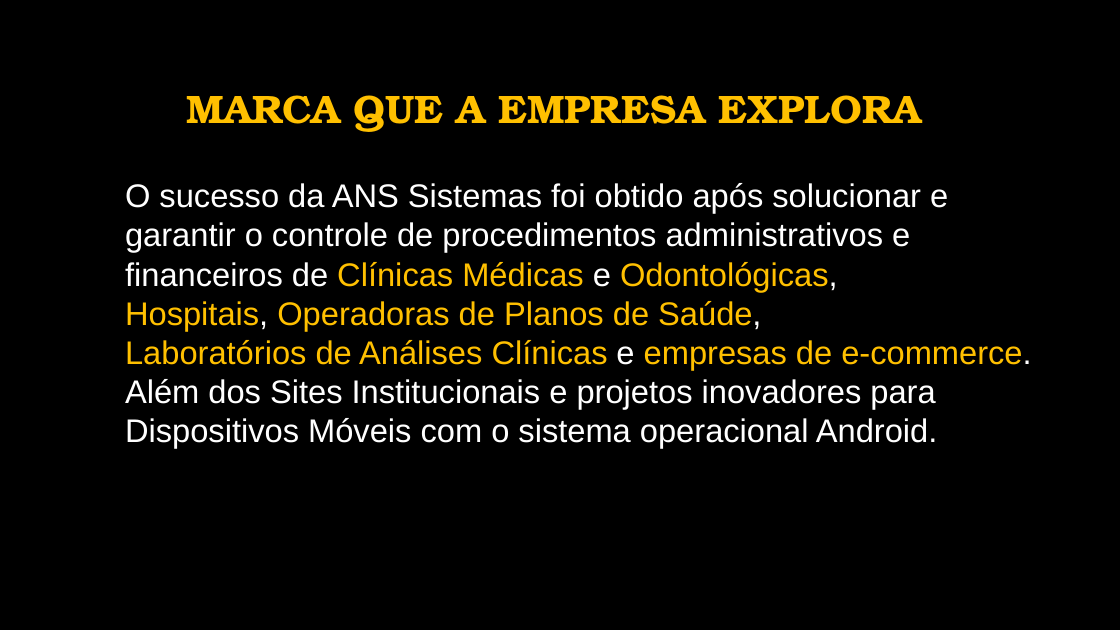
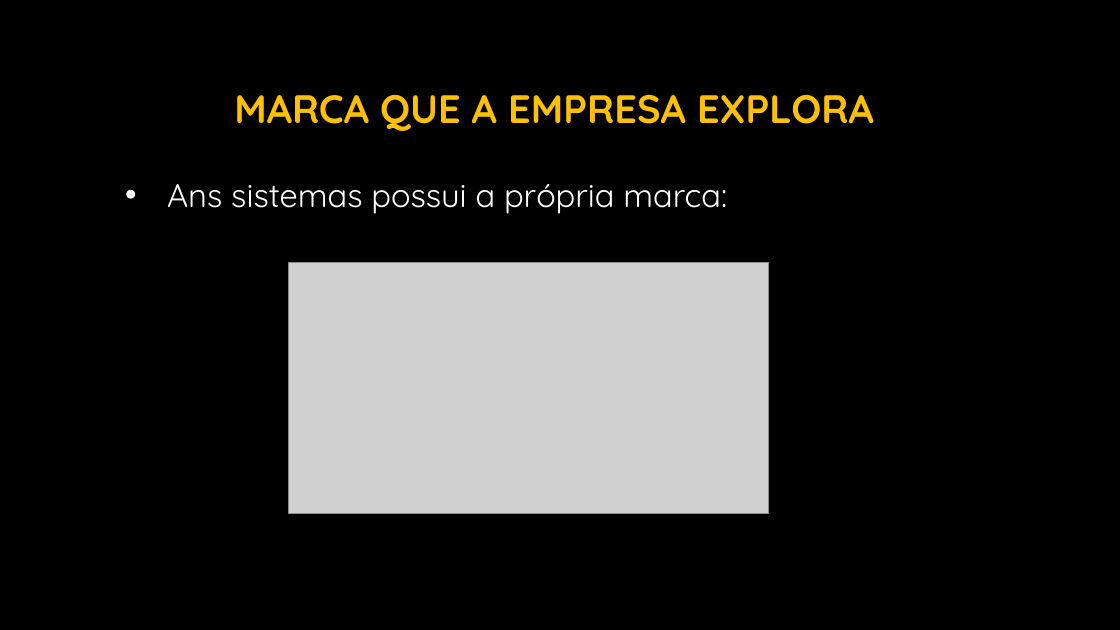
Before and after one commit to BrunoFelix/Restoran, a slide deck: slide 11 of Docs/Apresentação ANS Sistemas (Fundamentos da Gestao).pptx (slide 10 before the commit). Drawn at 1120x630 pixels with LibreOffice and Linux fonts; fonts in the diff are those of the drawing; grey boxes stand for pictures; background and template pictures are left out. Boxes give left, top, right and bottom in pixels: in the first picture for what was removed or moved away, otherwise in the second. Text is boxed around its words. In the diff, an @@ line names an element or a change of style, - is before the commit and + after.

```diff
--- a/Docs/Apresentação ANS Sistemas (Fundamentos da Gestao).pptx
+++ b/Docs/Apresentação ANS Sistemas (Fundamentos da Gestao).pptx
@@ title "MARCA QUE A EMPRESA EXPLORA" at box(234, 95, 874, 131): font TeX Gyre Bonum to Quicksand @@
@@ text at box(167, 184, 727, 214): text changed; font Arial to Quicksand @@
-O sucesso da ANS Sistemas foi obtido após solucionar e garantir o controle de procedimentos administrativos e financeiros de Clínicas Médicas e Odontológicas, Hospitais, Operadoras de Planos de Saúde,
-Laboratórios de Análises Clínicas e empresas de e-commerce. Além dos Sites Institucionais e projetos inovadores para Dispositivos Móveis com o sistema operacional Android.
+• Ans sistemas possui a própria marca:
@@ picture added at box(289, 262, 769, 513) @@
```
Also in this commit, not shown: 20 other slides changed, 8 slides added, 3 slides removed.
